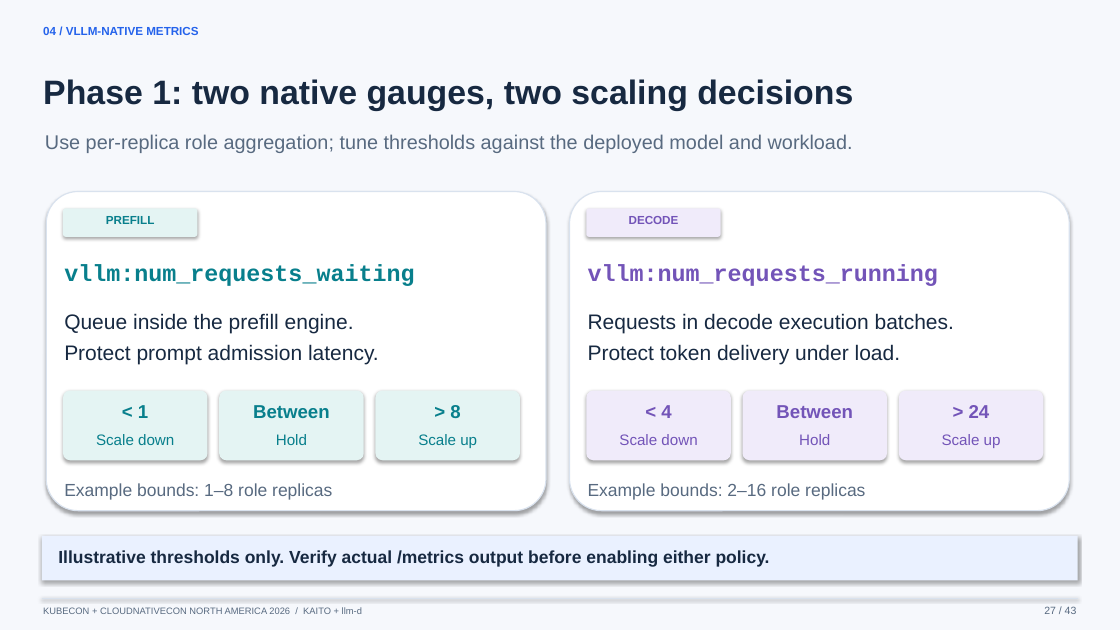
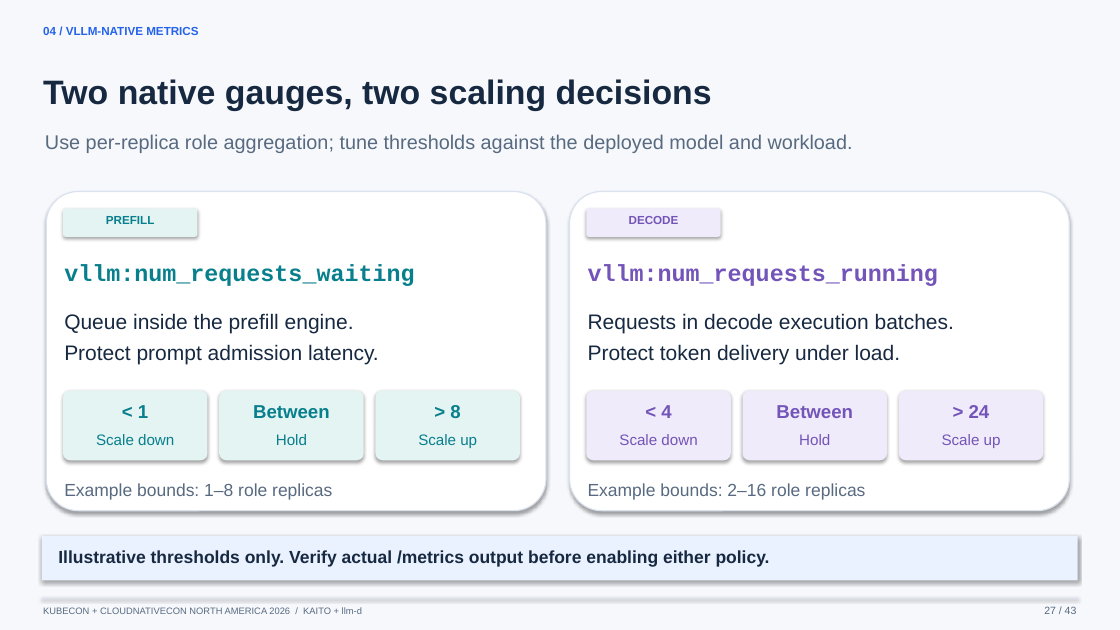
Before and after one commit to andyzhangx/demo, a slide deck: slide 27 of llm/kubecon-na-2026-pd-disaggregation.pptx. Drawn at 1120x630 pixels with LibreOffice and Linux fonts; fonts in the diff are those of the drawing. Boxes give left, top, right and bottom in pixels: in the first picture for what was removed or moved away, otherwise in the second. Text is boxed around its words. In the diff, an @@ line names an element or a change of style, - is before the commit and + after.

```diff
--- a/llm/kubecon-na-2026-pd-disaggregation.pptx
+++ b/llm/kubecon-na-2026-pd-disaggregation.pptx
@@ text at <box>43,79,712,111</box>: text changed @@
-Phase 1: two native gauges, two scaling decisions
+Two native gauges, two scaling decisions
```
Also in this commit, not shown: 5 other slides changed, 1 slide added, 1 slide removed, 3 other files.
